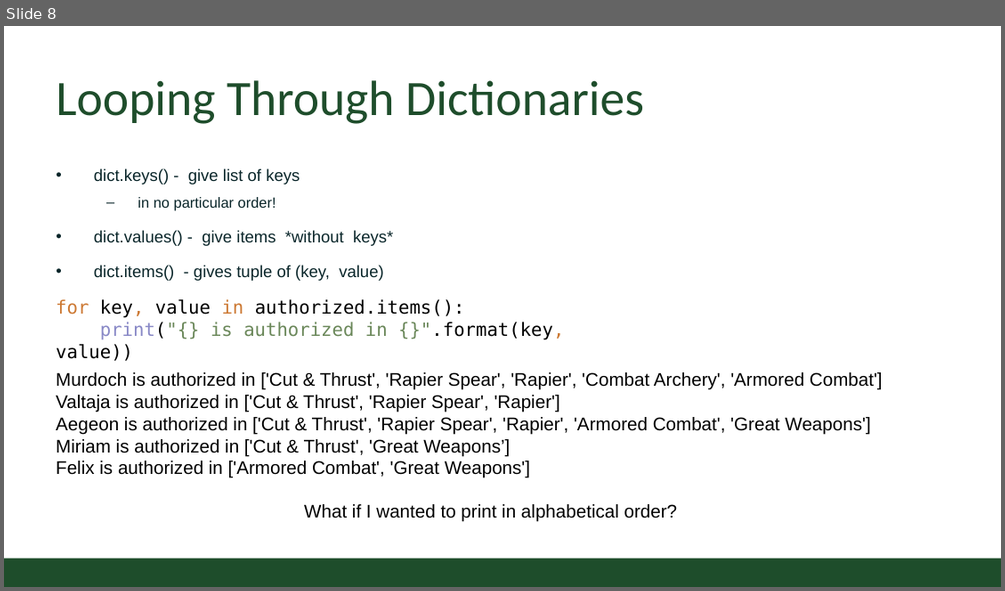
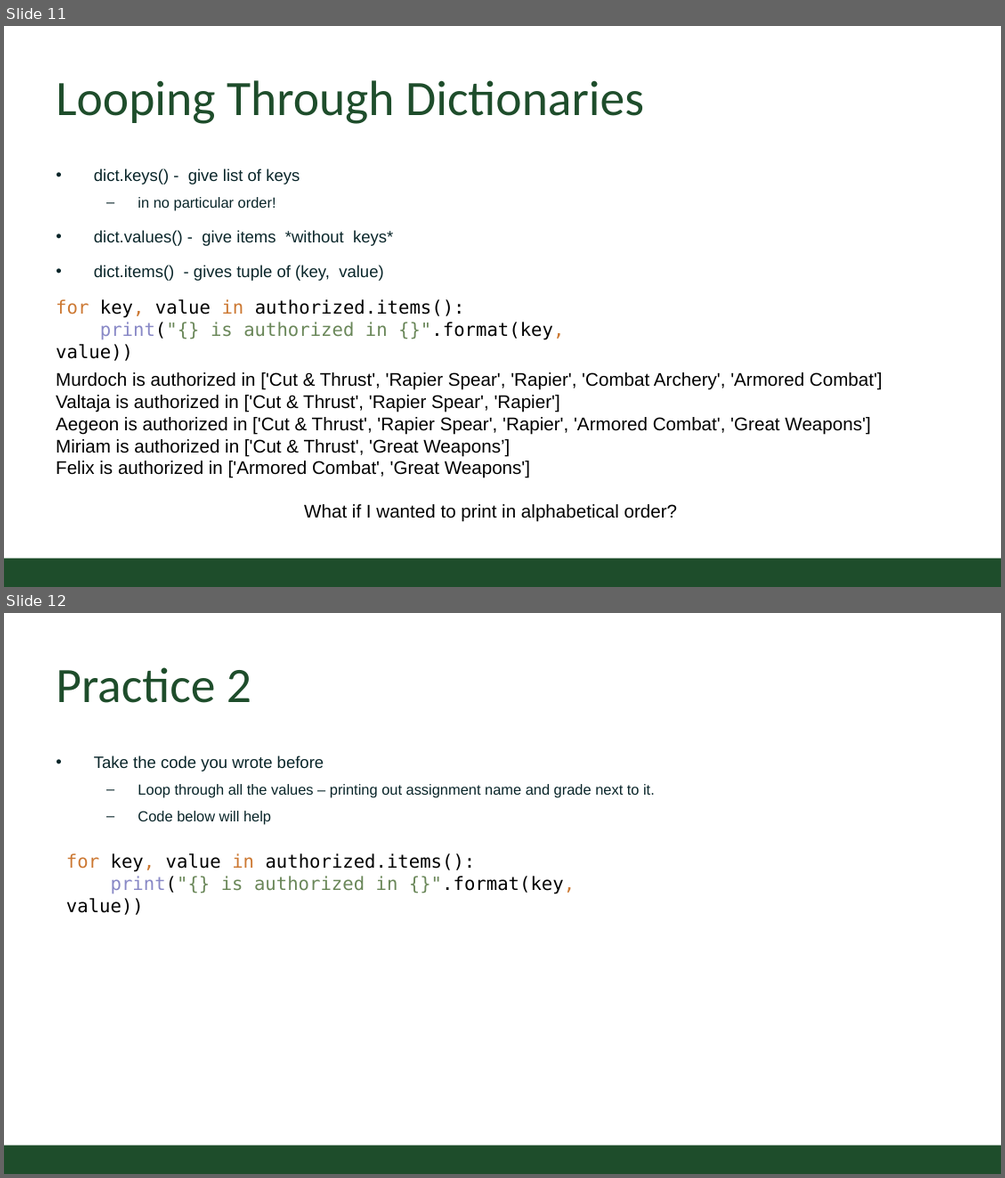
Before and after one commit to CSU-CS150B/handouts, a slide deck: Slides/On-Campus/10_02_HTML_Files_And_Dictionary.pptx. Shown one above the other, each under a label of ours: slide 8 before the commit, slides 11 and 12 after it. The pictures are 1005x591 and 1005x1178 pixels, drawn with LibreOffice and Linux fonts; fonts in the diff are those of the drawing; background and template pictures are left out. Boxes give left, top, right and bottom in pixels: in the first picture for what was removed or moved away, otherwise in the second. Text is boxed around its words. In the diff, an @@ line names an element or a change of style, - is before the commit and + after.

```diff
--- a/Slides/On-Campus/10_02_HTML_Files_And_Dictionary.pptx
+++ b/Slides/On-Campus/10_02_HTML_Files_And_Dictionary.pptx
@@ slide 12 added at bbox=[4, 613, 1001, 1174], background #FFFFFF; not listed: 1 template element that a slide beside it also shows @@
@@ title added at bbox=[56, 667, 251, 703], 54 pt, text #1E4D2B @@
+Practice 2
@@ text added at bbox=[94, 755, 655, 825], 16 pt, text #092529 @@
+• Take the code you wrote before
+  – Loop through all the values – printing out assignment name and grade next to it.
+  – Code below will help
@@ text added at bbox=[66, 853, 574, 894], 20 pt, text #000000 @@
+for key, value in authorized.items():
+print("{} is authorized in {}".format(key, value))
@@ what was slide 8 is now slide 11 @@
```
Also in this commit, not shown: 2 slides changed, 3 other slides added, 1 other file.
